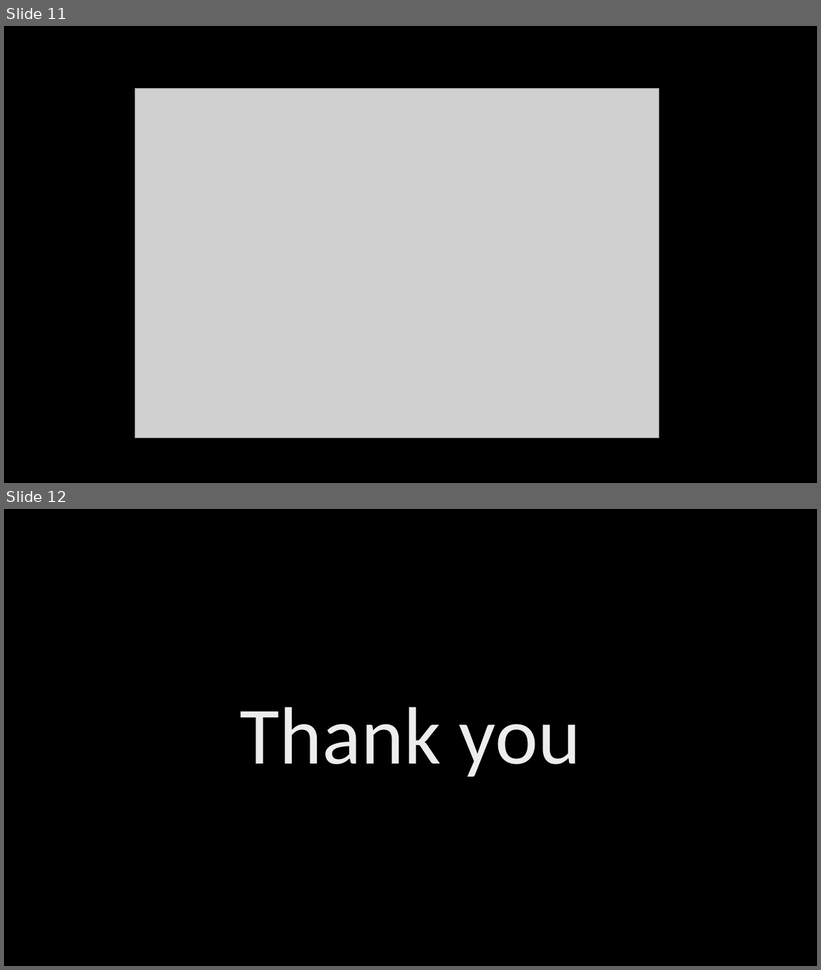
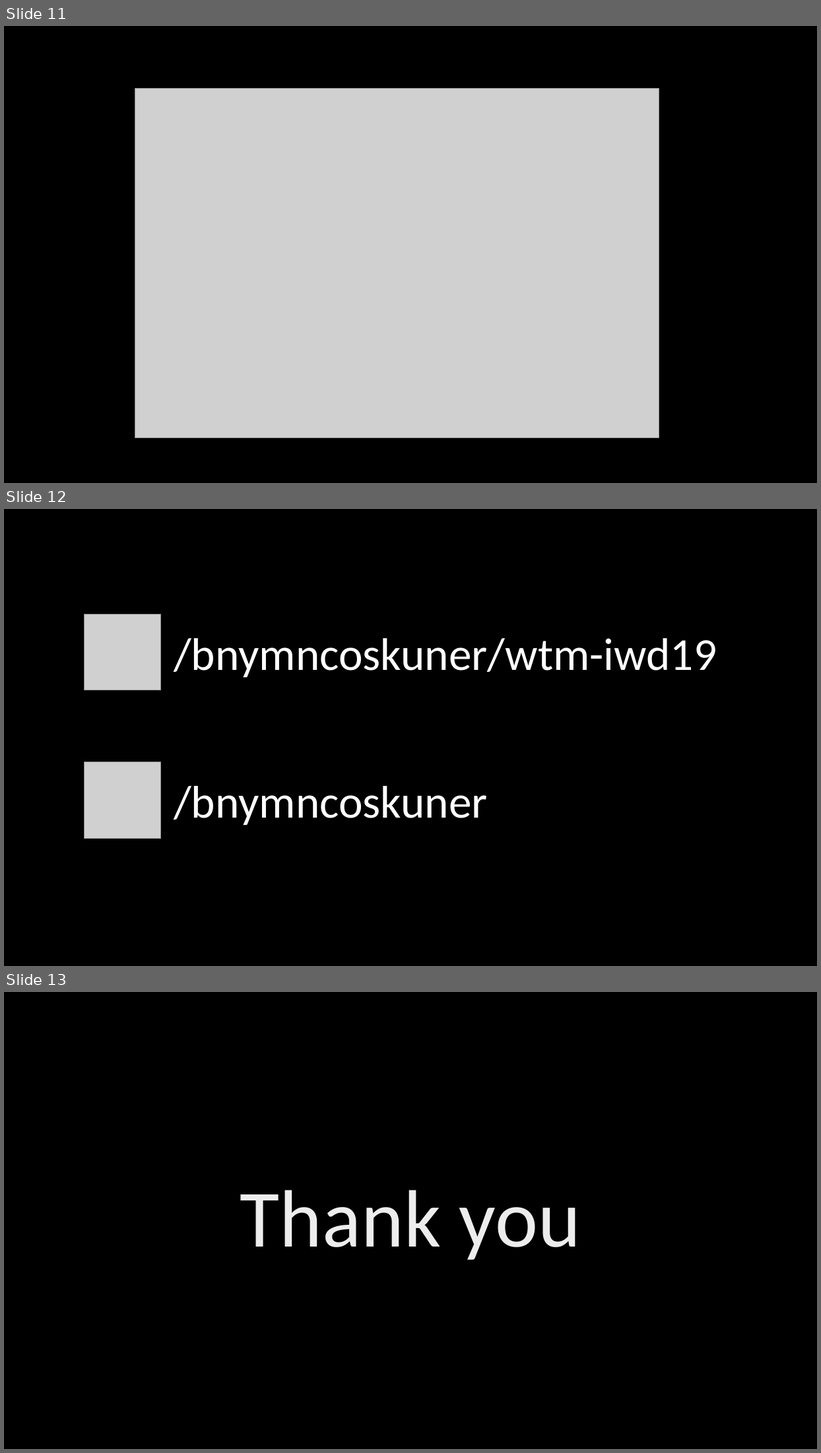
Before and after one commit to bnymncoskuner/wtm-iwd19, a slide deck: Building real-time messaging app with.pptx. Shown one above the other, each under a label of ours: slides 11 and 12 before the commit, slides 11, 12 and 13 after it. The pictures are 821x970 and 821x1453 pixels, drawn with LibreOffice and Linux fonts; fonts in the diff are those of the drawing; grey boxes stand for pictures; background and template pictures are left out. Boxes give left, top, right and bottom in pixels: in the first picture for what was removed or moved away, otherwise in the second. Text is boxed around its words. In the diff, an @@ line names an element or a change of style, - is before the commit and + after.

```diff
--- a/Building real-time messaging app with.pptx
+++ b/Building real-time messaging app with.pptx
@@ slide 12 added at (4, 509, 817, 966), background picture (left out) @@
@@ picture added at (85, 615, 161, 691) @@
@@ text added at (174, 638, 717, 678), 54 pt, text #FFFFFF @@
+/bnymncoskuner/wtm-iwd19
@@ picture added at (85, 762, 161, 838) @@
@@ text added at (174, 786, 488, 826), 54 pt, text #FFFFFF @@
+/bnymncoskuner
@@ what was slide 12 is now slide 13 @@
```
Also in this commit, not shown: 1 slide changed, 1 other file.
